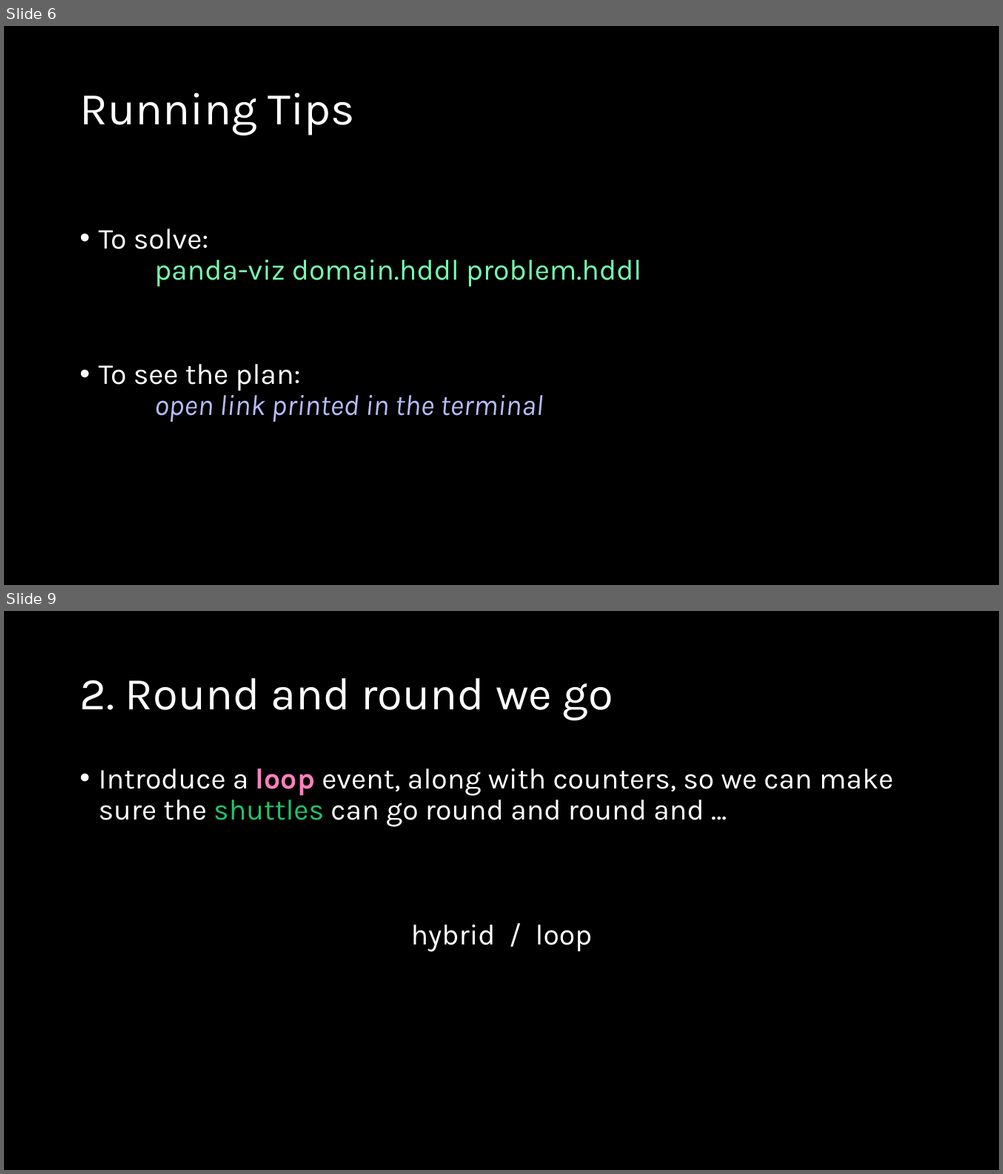
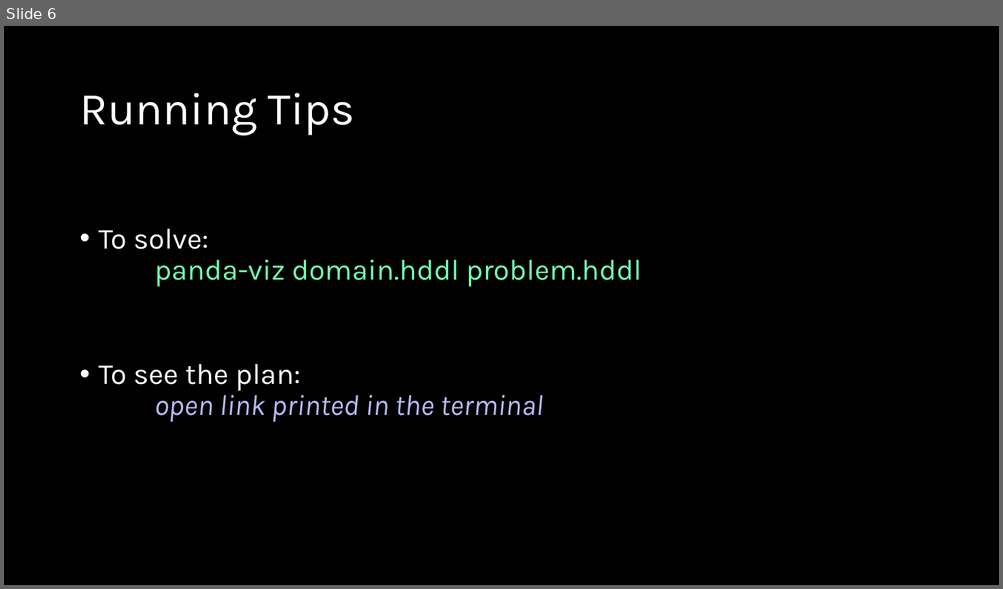
Before and after one commit to AI-Planning/modeling-in-pddl, a slide deck: exercises/cisc-813/htn/slides.pptx. Shown one above the other, each under a label of ours: slides 6 and 9 before the commit, slide 6 after it; the slides between them are not shown. The pictures are 1003x1174 and 1003x589 pixels, drawn with LibreOffice and Linux fonts; fonts in the diff are those of the drawing. Boxes give left, top, right and bottom in pixels: in the first picture for what was removed or moved away, otherwise in the second. Text is boxed around its words. In the diff, an @@ line names an element or a change of style, - is before the commit and + after.

```diff
--- a/exercises/cisc-813/htn/slides.pptx
+++ b/exercises/cisc-813/htn/slides.pptx
@@ slide 9 removed at (4,611,999,1170), background #000000 @@
@@ title removed at (79,678,613,721) @@
-2. Round and round we go
@@ text removed at (99,769,893,952) @@
-• Introduce a loop event, along with counters, so we can make sure the shuttles can go round and round and …
-hybrid / loop
```
Also in this commit, not shown: 3 slides changed, 7 slides added, 7 other slides removed, 10 other files.
